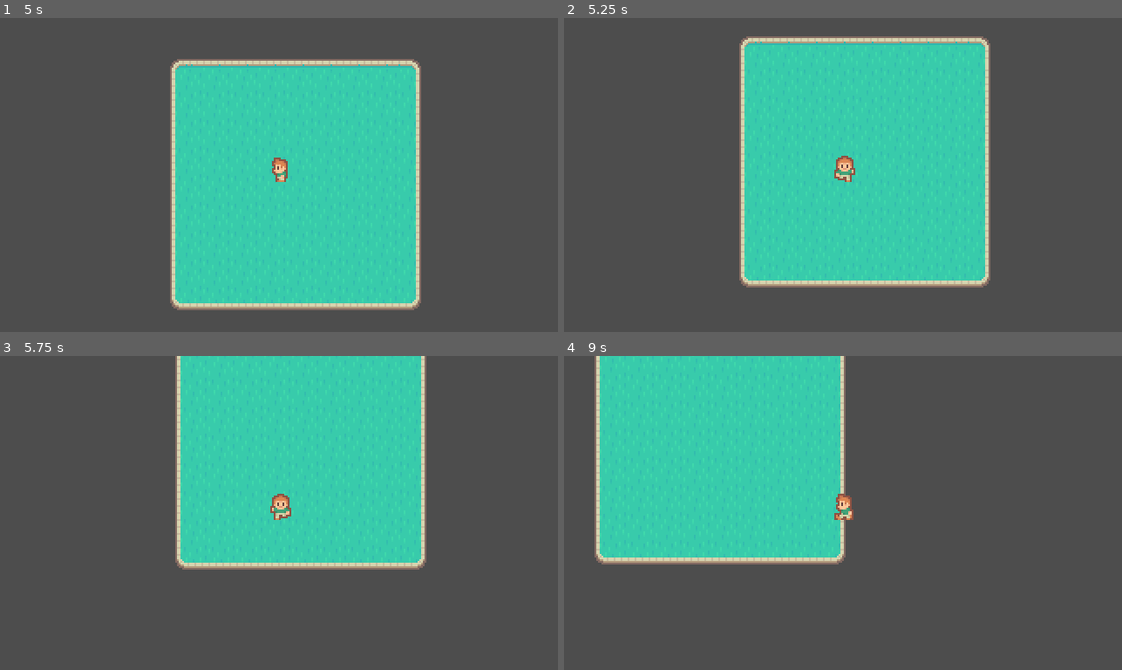
Above: before the commit, frames 1-4 (two rows, left to right).
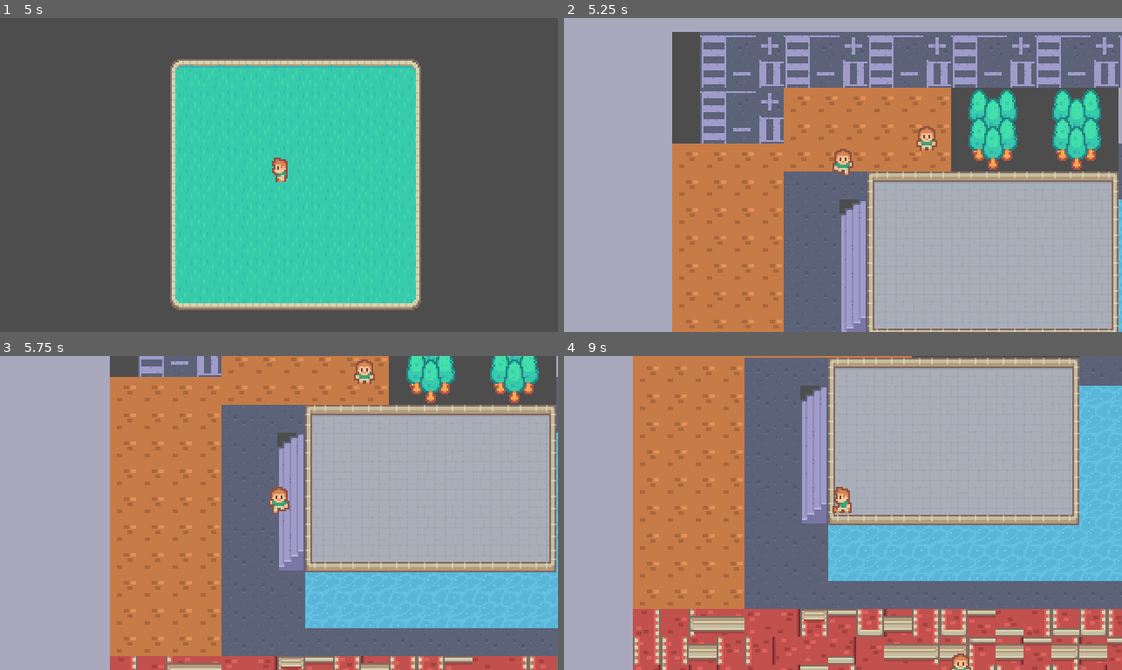
Above: after the commit, the same moments.

Repository: RickFqt/IMD-Party
Game: Godot game, scene res://levels/minigame_test.tscn
The game is run twice, just before and just after one commit, with the same random seed, the same clock (stepped at 60 frames per second) and the same inputs. The project has no main scene, so this scene is started directly.
Inputs:
- Up to frame 1 (5 s): tap Enter (roll_dice) at 0.5, 0.6, 1.35, 2.1, 2.85, 3.6, 4.35 s; hold D (move_right) 0.53-1.28 s; hold S (move_down) 1.28-2.03 s; hold D (move_right) 2.03-2.78 s; hold W (move_up) 2.78-3.53 s; hold A (move_left) from 3.53 s (still down)
- Up to frame 2 (5.25 s): release A (move_left) at 5.03 s; hold S (move_down) from 5.03 s (still down); tap Enter (roll_dice) at 5.1 s
- Up to frame 3 (5.75 s): keep holding S (move_down)
- Up to frame 4 (9 s): release S (move_down) at 5.78 s; hold D (move_right) 5.78-6.53 s; tap Enter (roll_dice) every 0.75 s from 5.85 to 8.85 s; hold W (move_up) 6.53-7.28 s; hold D (move_right) 7.28-8.03 s; hold S (move_down) 8.03-8.78 s; hold A (move_left) from 8.78 s (still down)

Frame 1 is identical in both runs. In frame 2, 94% of the frame differs, in the area x 0-100%, y 0-100%; in frame 3, 97%; in frame 4, 100%.

Commit message:
Status de cada player salvo no Node Control (Autoload)

Diff:
--- /dev/null
+++ b/Control/controle.tscn
@@ -0,0 +1,6 @@
+[gd_scene load_steps=2 format=3 uid="uid://ddpub1m41uxtc"]
+
+[ext_resource type="Script" path="res://scripts/Control.gd" id="1_25fy0"]
+
+[node name="Control" type="Node2D"]
+script = ExtResource("1_25fy0")
--- a/actors/scripts/player_1_table.gd
+++ b/actors/scripts/player_1_table.gd
@@ -95,7 +95,6 @@
 	# Espere o jogador chegar na casa desejada
 	await reached_location
 
-
 #func follow_camera(camera, batata):
 #	if(batata):
 #		var camera_path = camera.get_path()
--- a/levels/minigame_test.tscn
+++ b/levels/minigame_test.tscn
@@ -1,6 +1,7 @@
-[gd_scene load_steps=6 format=3 uid="uid://bv83kyf1c5w1h"]
+[gd_scene load_steps=7 format=3 uid="uid://bv83kyf1c5w1h"]
 
 [ext_resource type="Texture2D" uid="uid://c3vdt3eny2hmh" path="res://assets/Kenney-Urban-Pack/Tilemap/tilemap.png" id="1_frub0"]
+[ext_resource type="Script" path="res://scripts/minigame_test.gd" id="1_g5vjx"]
 [ext_resource type="Script" path="res://scripts/TurnQueue.gd" id="2_lucq1"]
 [ext_resource type="PackedScene" uid="uid://0hehgsnk5q5l" path="res://actors/player_1.tscn" id="3_rhqs3"]
 
@@ -437,6 +438,7 @@
 
 [node name="minigame" type="Node2D"]
 position = Vector2(2, 0)
+script = ExtResource("1_g5vjx")
 
 [node name="TileMap" type="TileMap" parent="."]
 position = Vector2(-1, -1)
--- a/project.godot
+++ b/project.godot
@@ -13,6 +13,10 @@
 config/name="IMD Party"
 config/features=PackedStringArray("4.0", "Forward Plus")
 config/icon="res://icon.svg"
+
+[autoload]
+
+controle="*res://Control/controle.tscn"
 
 [display]
 
--- /dev/null
+++ b/scripts/Control.gd
@@ -0,0 +1,55 @@
+extends Node2D
+
+# Variável global para armazenar dados
+var Control_iniciado: bool = false
+
+var player1 = {
+	location = Vector2(0,0),
+	index_location = 0,
+	ob_coins = 0,
+	opt_coins = 0,
+	diplomas = 0
+}
+
+var player2 = {
+	location = Vector2(0,0),
+	index_location = 0,
+	ob_coins = 0,
+	opt_coins = 0,
+	diplomas = 0
+}
+
+var semestre
+var turno
+
+func inicializar_control(loc1, idx1, m_ob1, m_opt1, dip1, loc2, idx2, m_ob2, m_opt2, dip2, sem, turn, force := false):
+	if Control_iniciado == false or force:
+
+
+		player1.location = loc1
+		player1.index_location = idx1
+		player1.ob_coins = m_ob1
+		player1.opt_coins = m_opt1
+		player1.diplomas = dip1
+
+
+		player2.location = loc2
+		player2.index_location = idx2
+		player2.ob_coins = m_ob2
+		player2.opt_coins = m_opt2
+		player1.diplomas = dip2
+
+
+		semestre = sem
+		turno = turn
+		Control_iniciado = true
+
+# Função para trocar de cena
+
+func update_control(loc1, idx1, m_ob1, m_opt1, dip1, loc2, idx2, m_ob2, m_opt2, dip2, sem, turn):
+	inicializar_control(loc1, idx1, m_ob1, m_opt1, dip1, loc2, idx2, m_ob2, m_opt2, dip2, sem, turn, true)
+
+
+func trocar_cena(cena):
+	# Carregar a nova cena
+	get_tree().change_scene_to_file(cena)
--- a/scripts/TurnQueue.gd
+++ b/scripts/TurnQueue.gd
@@ -3,18 +3,41 @@
 
 class_name TurnQueue
 
+@onready var control = get_node("/root/controle")
 var active_character
-var numero_turno
-var semestre_atual
+var numero_turno = 0
+var semestre_atual = 1
 var camera_path
 
 func initialize():
-	numero_turno = 0
-	semestre_atual = 1
+
+	if(!control.Control_iniciado):
+		control.inicializar_control($player1_table.position, $player1_table.curr_position, $player1_table.moedas_obrigatorias, $player1_table.moedas_optativas, $player1_table.n_diplomas,
+								$player1_table2.position, $player1_table2.curr_position, $player1_table2.moedas_obrigatorias, $player1_table2.moedas_optativas, $player1_table.n_diplomas,
+								semestre_atual, numero_turno)
+	else:
+		$player1_table.position = control.player1.location
+		$player1_table.curr_position = control.player1.index_location
+		$player1_table.moedas_obrigatorias = control.player1.ob_coins
+		$player1_table.moedas_optativas = control.player1.opt_coins
+		$player1_table.n_diplomas = control.player1.diplomas
+
+		$player1_table2.position = control.player2.location
+		$player1_table2.curr_position = control.player2.index_location
+		$player1_table2.moedas_obrigatorias = control.player2.ob_coins
+		$player1_table2.moedas_optativas = control.player2.opt_coins
+		$player1_table2.n_diplomas = control.player2.diplomas
+
+		semestre_atual = control.semestre
+		numero_turno = control.turno
+
 	active_character = get_child(0)
 	await play_turn()
 
 func play_turn():
+
+	print("semestre atual: ", semestre_atual)
+	print("turno atual: ", numero_turno)
 	if(active_character != null):
 
 		#if(semestre_atual > 8):
@@ -43,7 +66,11 @@
 
 func change_to_minigame():
 	# ir pro minigame
-	get_tree().change_scene_to_file("res://levels/minigame_test.tscn")
+	control.update_control($player1_table.position, $player1_table.curr_position, $player1_table.moedas_obrigatorias, $player1_table.moedas_optativas, $player1_table.n_diplomas,
+						   $player1_table2.position, $player1_table2.curr_position, $player1_table2.moedas_obrigatorias, $player1_table2.moedas_optativas, $player1_table.n_diplomas,
+						   semestre_atual, numero_turno)
+	control.trocar_cena("res://levels/minigame_test.tscn")
+	#get_tree().change_scene_to_file("res://levels/minigame_test.tscn")
 	# voltar do mini game
 
 
--- /dev/null
+++ b/scripts/minigame_test.gd
@@ -0,0 +1,16 @@
+extends Node2D
+
+@onready var control = get_node("/root/controle")
+
+# Called when the node enters the scene tree for the first time.
+func _ready():
+	await play_minigame()
+
+
+# Called every frame. 'delta' is the elapsed time since the previous frame.
+func _process(delta):
+	pass
+
+func play_minigame():
+	await get_tree().create_timer(5).timeout
+	control.trocar_cena("res://levels/level_test.tscn")
